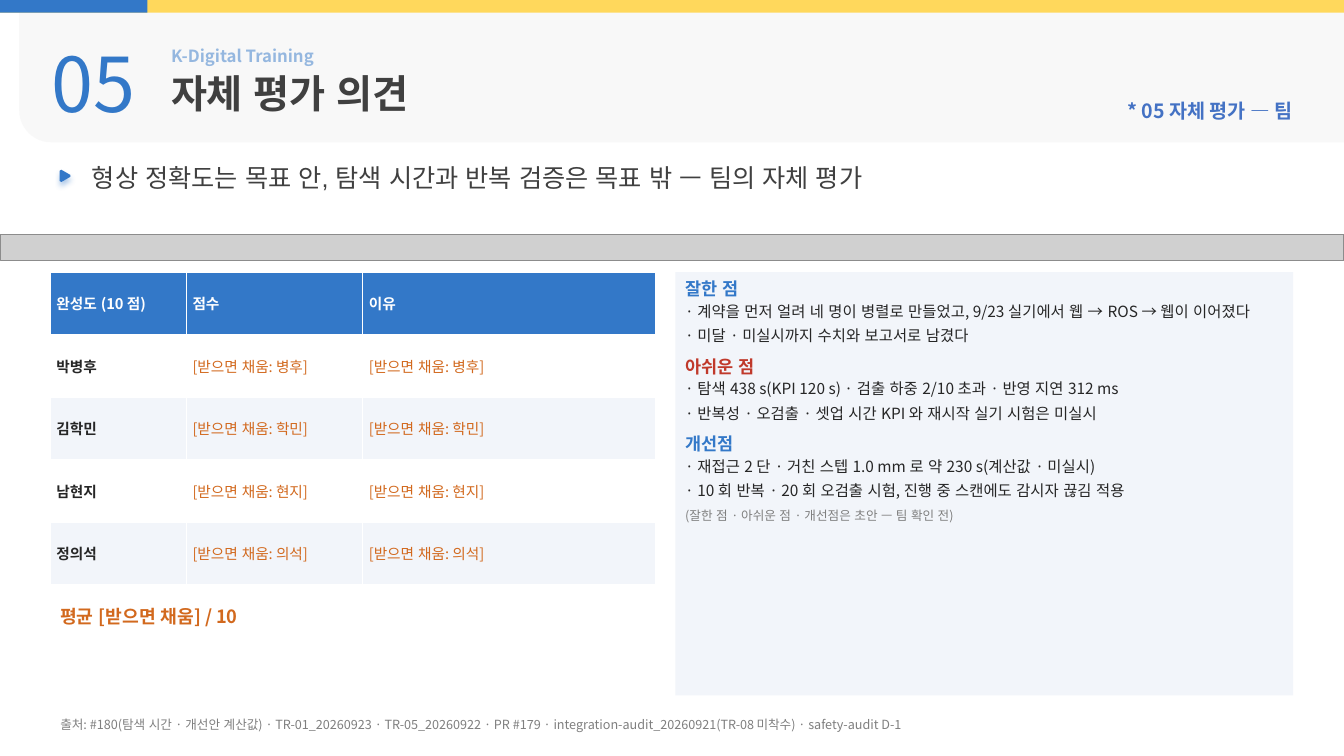
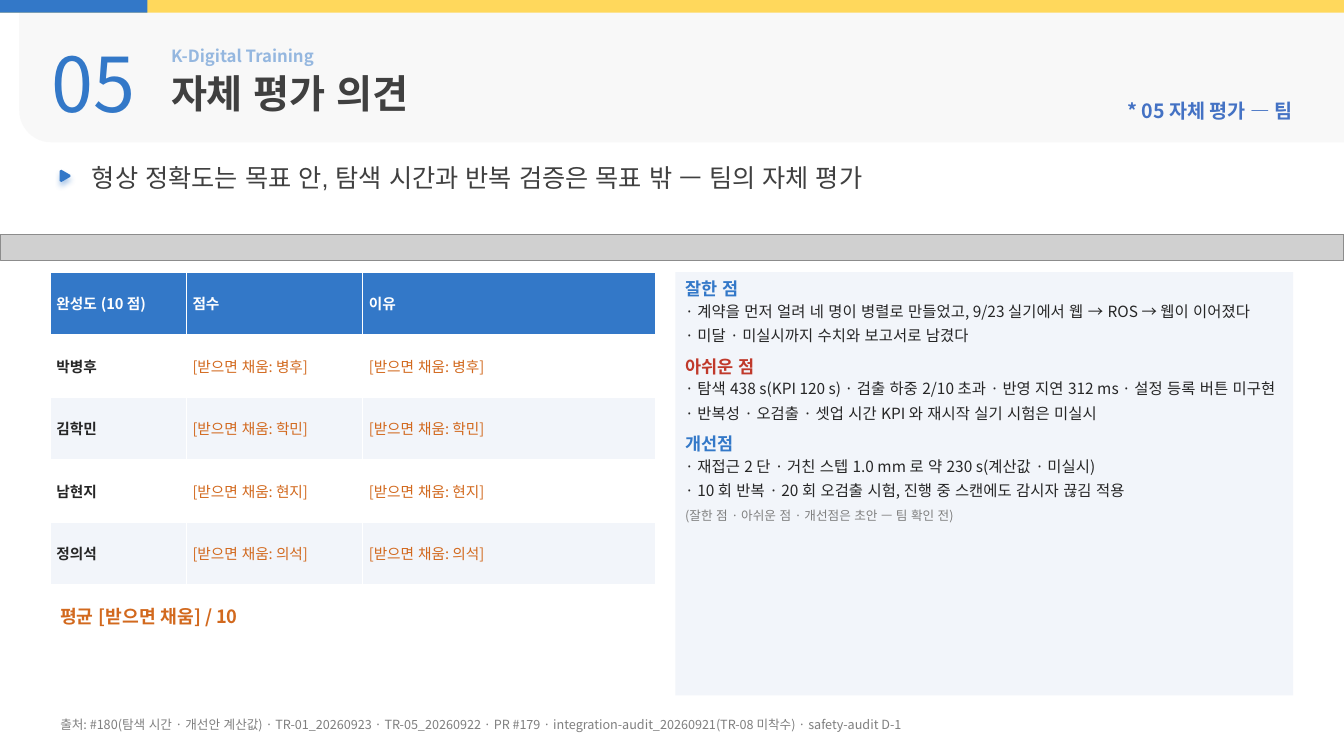
Before and after one commit to yujh5537/rokey_cobot1_Weld-Made, a slide deck: slide 18 of docs/presentation/slides-byeonghu.pptx. Drawn at 1344x756 pixels with LibreOffice and Linux fonts; fonts in the diff are those of the drawing; grey boxes stand for pictures; background and template pictures are left out. Boxes give left, top, right and bottom in pixels: in the first picture for what was removed or moved away, otherwise in the second. Text is boxed around its words. In the diff, an @@ line names an element or a change of style, - is before the commit and + after.

```diff
--- a/docs/presentation/slides-byeonghu.pptx
+++ b/docs/presentation/slides-byeonghu.pptx
@@ text in rectangle at <box>697,381,1276,397</box>: text changed @@
-· 탐색 438 s(KPI 120 s) · 검출 하중 2/10 초과 · 반영 지연 312 ms
+· 탐색 438 s(KPI 120 s) · 검출 하중 2/10 초과 · 반영 지연 312 ms · 설정 등록 버튼 미구현
```
Also in this commit, not shown: 5 other slides changed, 15 other files.
